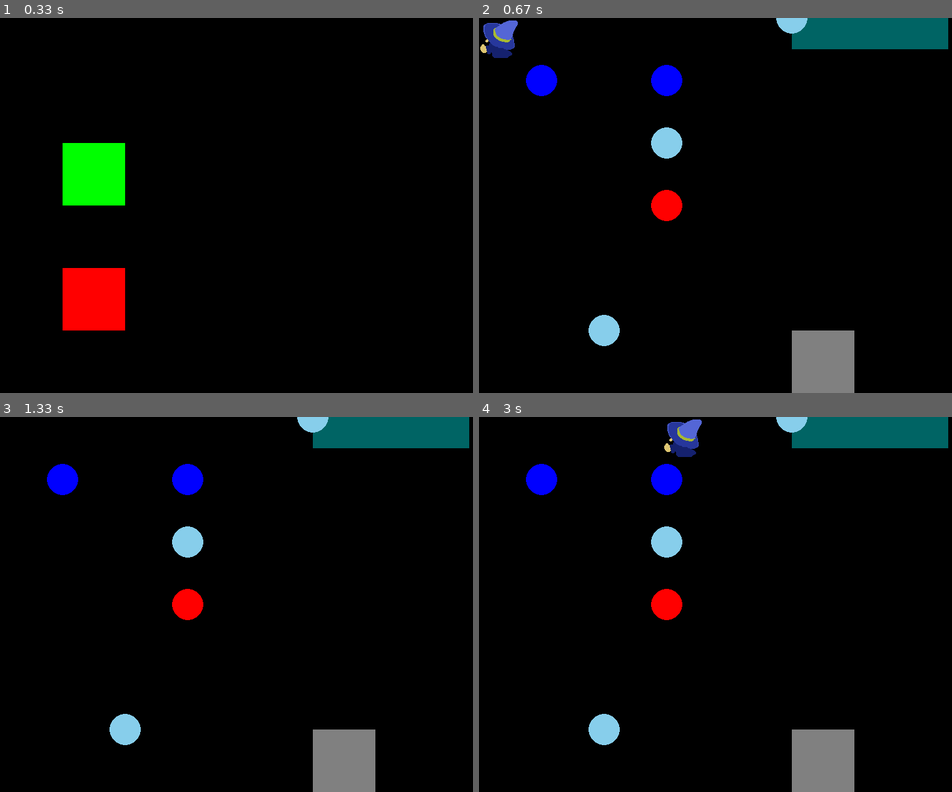
Above: before the commit, frames 1-4 (two rows, left to right).
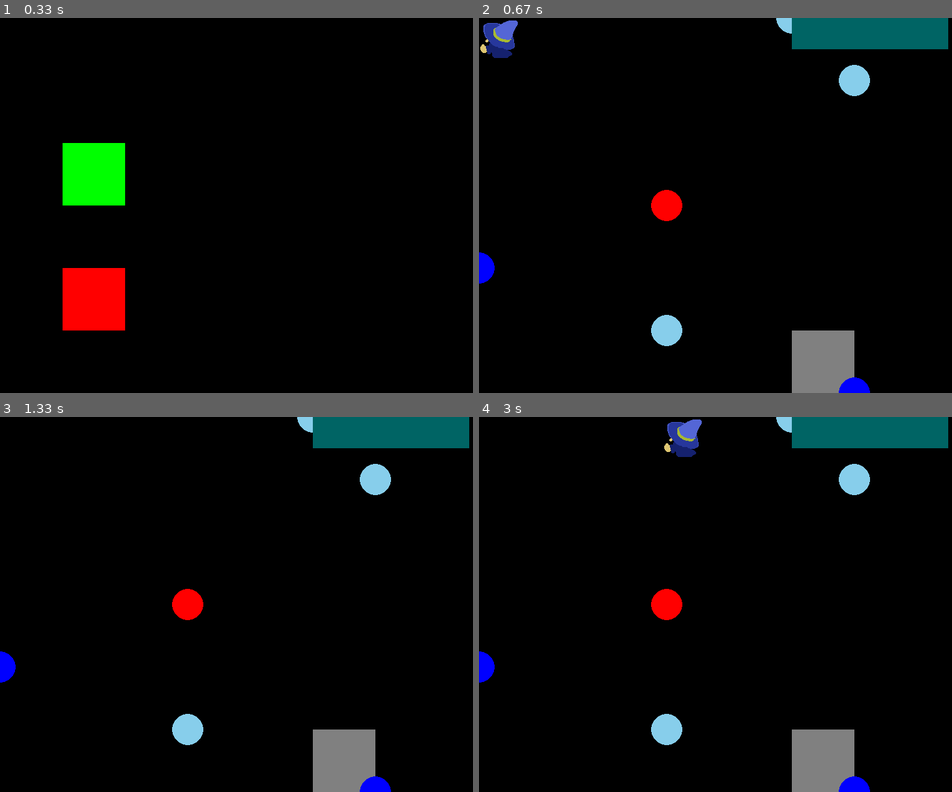
Above: after the commit, the same moments.

Repository: ENorell/zapocalypse
Game: pygame game, started from main_pygame.py
Two runs of this game, one before a commit and one after it. Both use one fixed random seed, a clock stepped at 60 frames per second and the inputs below.
Inputs (mouse positions are in pixels of both pictures, inside the frame that each line leads up to):
- Up to frame 1 (0.33 s): no input
- Up to frame 2 (0.67 s): click (573, 175) at 0.38 s
- Up to frame 3 (1.33 s): hold Right 0.67-1.13 s; hold Up from 1.17 s (still down)
- Up to frame 4 (3 s): release Up at 1.47 s; hold Down 2.57-2.87 s; hold Left from 2.9 s (still down)

Frame 1 is identical in both runs. In frame 2, 3.1% of the frame differs, in the area x 0-83%, y 0-100%; in frame 3, 3.1%; in frame 4, 3.1%.

Commit message:
Added z, more to do, pushar för att komma åt

Diff:
--- a/domain/model.py
+++ b/domain/model.py
@@ -1,4 +1,4 @@
-from typing import NamedTuple, Protocol, Optional
+from typing import NamedTuple, Protocol, Optional, Sequence
 from enum import Enum, auto
 from dataclasses import dataclass
 from collections import deque
@@ -8,7 +8,6 @@
 from abc import ABC, abstractmethod
 
 import domain.events as events
-
 
 class WorldVector(NamedTuple):
     x: float
@@ -23,13 +22,24 @@
     ROOT = auto()
     THUNDER = auto()
 
+class HasPosition(Protocol):
+    @property
+    def position(self) -> WorldVector: ...
 
 @dataclass(frozen=True)
 class ElementOrb:
     element: Element
     position: WorldVector
+    not_stackable = True
 
+class WallType(Enum):
+    BUSH = auto()
+    STONE = auto()
 
+@dataclass(frozen=True)
+class Wall():
+    wall_type: WallType
+    position: WorldVector
 
 class Player:
     base_run_speed = 8
@@ -51,15 +61,6 @@
     def give_element(self, element: Element):
         self._elements.appendleft(element)
 
-class WallType(Enum):
-    BUSH = auto()
-    STONE = auto()
-
-@dataclass(frozen=True)
-class Wall:
-    wall_type: WallType
-    position: WorldVector
-
 class Level:
     def __init__(self, walls: list[Wall], orbs: Optional[list[ElementOrb]] = None):
         self._walls = walls
@@ -73,6 +74,22 @@
     @property
     def orbs(self) -> list[ElementOrb]:
         return list(self._orbs)
+
+    @property
+    def objects(self) -> Sequence[HasPosition]:
+        return self.walls + self.orbs
+
+    def free_spawn_positions(self, z_position: float) -> list[WorldVector]:
+        occupied_positions = {(obj.position.x, obj.position.y) for obj in self.objects if obj.position.z == z_position}
+
+        free_positions = [
+            WorldVector(x, y, z_position)
+            for x in range(7)
+            for y in range(8)
+            if (x, y) not in occupied_positions
+        ]
+
+        return free_positions
 
     def collides_with_wall(self, target: WorldVector) -> bool:
         return any(
@@ -92,26 +109,33 @@
     def remove_orb(self, orb: ElementOrb) -> None:
         self._orbs.remove(orb)
 
-    def spawn_orb(self, orb_position: WorldVector) -> None:
+    def spawn_orb(self, orb_position_z: float) -> None:
         self._orbs.append(
             ElementOrb(
                 element=random.choice(list(Element)),
-                position=orb_position,
+                position=random.choice(self.free_spawn_positions(orb_position_z)),
             )
         )
 
-    def spawn_orb_in_free_position(self, spawn_area_x, spawn_area_y) -> None:
-        occupied_positions = {orb.position for orb in self._orbs} | {wall.position for wall in self._walls}
+    # def get_free_positions(self, object_to_spawn: HasPosition, objects: list[HasPosition]) -> set[tuple]:
+    #     z_position = object.position.z
 
-        all_positions = {WorldVector(x, y) for x in range(spawn_area_x) for y in range(spawn_area_y)}
+    #     free_positions: set[WorldVector] = {object.position for object in self_}
 
-        all_free_positions = list(all_positions - occupied_positions)
+    #     for object in objects:
+    #         if object.not_stackable:
+                # free_positions.add(object.position)
 
-        if not all_free_positions:
-            raise ValueError("Cannot spawn orb, no free positions")
+    # def spawn_object_in_free_position(self, object: HasPosition) -> None:
 
-        position_new_orb = random.choice(all_free_positions)
-        self.spawn_orb(position_new_orb)
+    #     all_free_positions = self.free_spawn_positions(object.position.z)
+
+    #     if not all_free_positions:
+    #         return
+
+    #     position_new_orb = random.choice(all_free_positions)
+
+    #     self.spawn_orb(position_new_orb)
 
 
 def move(player: Player, target: WorldVector, level: Level) -> None:
@@ -143,5 +167,7 @@
 }
 
 def conjure_spell(elements: list[Element]) -> Optional[Spell]:
-    spell_ingredients: tuple[Element, Element, Element] = tuple(elements[:3])
+    if len(elements) < 3:
+        return None
+    spell_ingredients: tuple[Element, Element, Element] = (elements[0], elements[1], elements[2])
     return spell_book.get(spell_ingredients)
--- a/interactors/presenter_model.py
+++ b/interactors/presenter_model.py
@@ -1,4 +1,4 @@
-from typing import Optional
+from typing import Optional, Sequence
 from dataclasses import dataclass
 from abc import ABC
 
--- a/interactors/scenes/fight_scene.py
+++ b/interactors/scenes/fight_scene.py
@@ -2,7 +2,7 @@
 from typing import Optional, Sequence
 
 
-from domain.model import WorldVector, Level, Player, move
+from domain.model import WorldVector, Level, Player, ElementOrb, Wall, move
 from interactors.presenter_model import PlayerModel, WallModel, OrbModel, OrbSlots, PresenterModel
 from interactors.scene import Scene, Presenter, UserInput
 
@@ -30,7 +30,7 @@
 
     def start(self) -> None:
         for _ in range(5):
-            self._level.spawn_orb_in_free_position(7, 7)
+            self._level.spawn_orb(1)
 
     def update(self, user_input: UserInput) -> None:
         if move_target := _get_move_target(self._player, user_input):
--- a/interface/pixel/presenter.py
+++ b/interface/pixel/presenter.py
@@ -1,4 +1,4 @@
-from typing import Optional
+from typing import Optional, Sequence
 
 from domain.model import WorldVector, Element, WallType  # Red flag?
 from interactors.presenter_model import PresenterModel, OrbSlots, PlayerModel, OrbModel, StartButton, QuitButton, \
@@ -114,7 +114,11 @@
     result = []
 
     slot_background_asset = assets[Graphic.ORB_SLOT_BACKGROUND]
-    result.append(RenderModel(position=PixelVector(500, 0), asset=slot_background_asset))
+    result.append(RenderModel(
+        position=PixelVector(500, 0),
+        asset=slot_background_asset,
+        z_position=99
+    ))
 
     for element, position in zip(elements, [(550, 25), (600, 25), (650, 25)]): # TODO dynamic scaling to any resolution
         graphic = _get_element_graphic(element)
